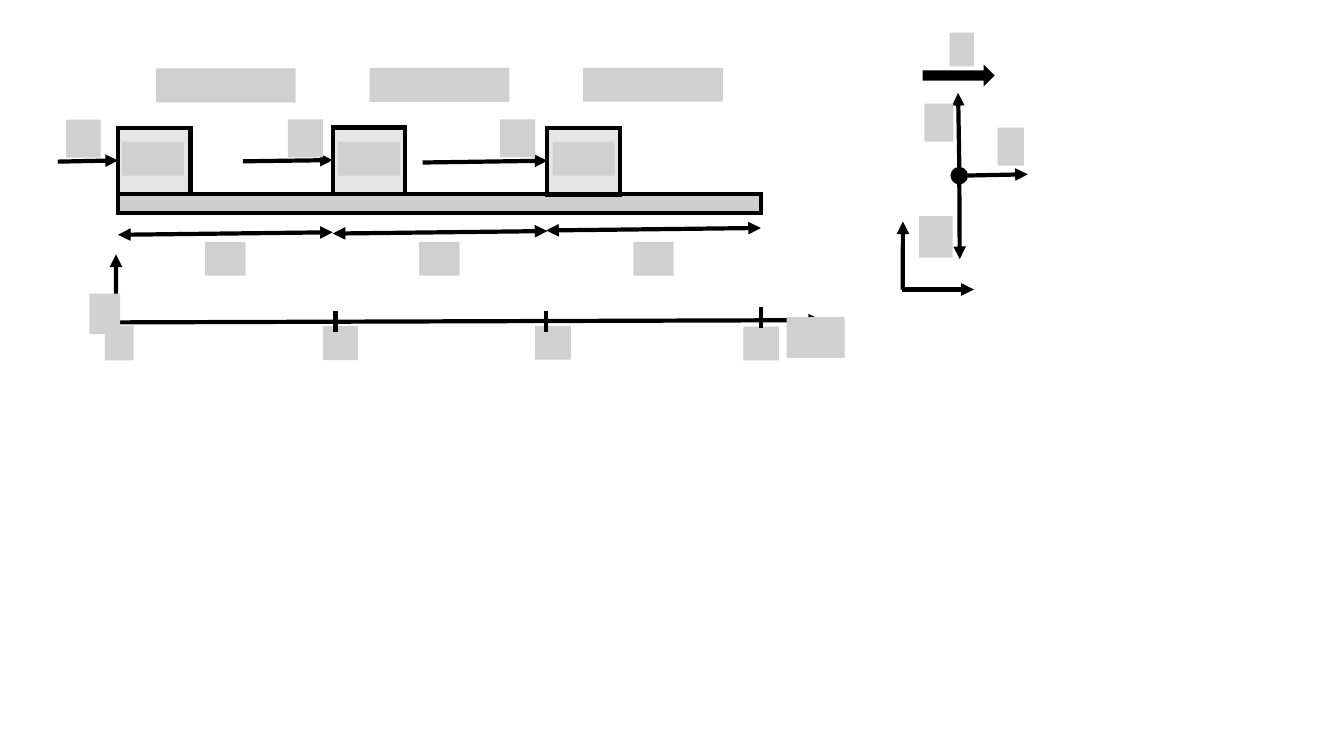
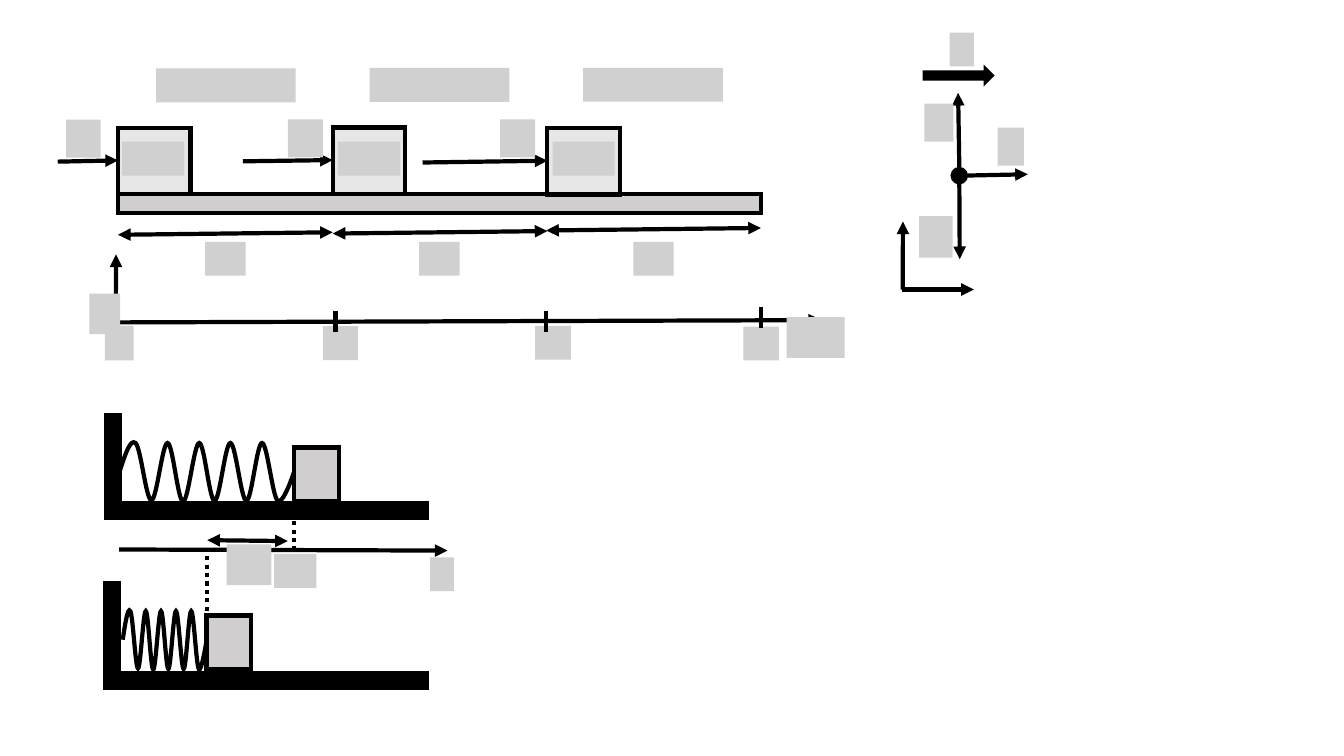
Before and after one commit to OSTP/PhysicsArtofModelling, a slide deck: slide 4 of tex/figures/ApplyingNewtonsLaws/Figures.pptx. Drawn at 1344x756 pixels with LibreOffice and Linux fonts; fonts in the diff are those of the drawing; grey boxes stand for pictures; background and template pictures are left out. Boxes give left, top, right and bottom in pixels: in the first picture for what was removed or moved away, otherwise in the second. Text is boxed around its words. In the diff, an @@ line names an element or a change of style, - is before the commit and + after.

```diff
--- a/tex/figures/ApplyingNewtonsLaws/Figures.pptx
+++ b/tex/figures/ApplyingNewtonsLaws/Figures.pptx
@@ group added at box(106, 415, 454, 689): 6 rectangles, 3 pictures, 2 freeform shapes, 2 lines, 1 arrow, 1 double arrow @@
```
Also in this commit, not shown: 2 other files.
